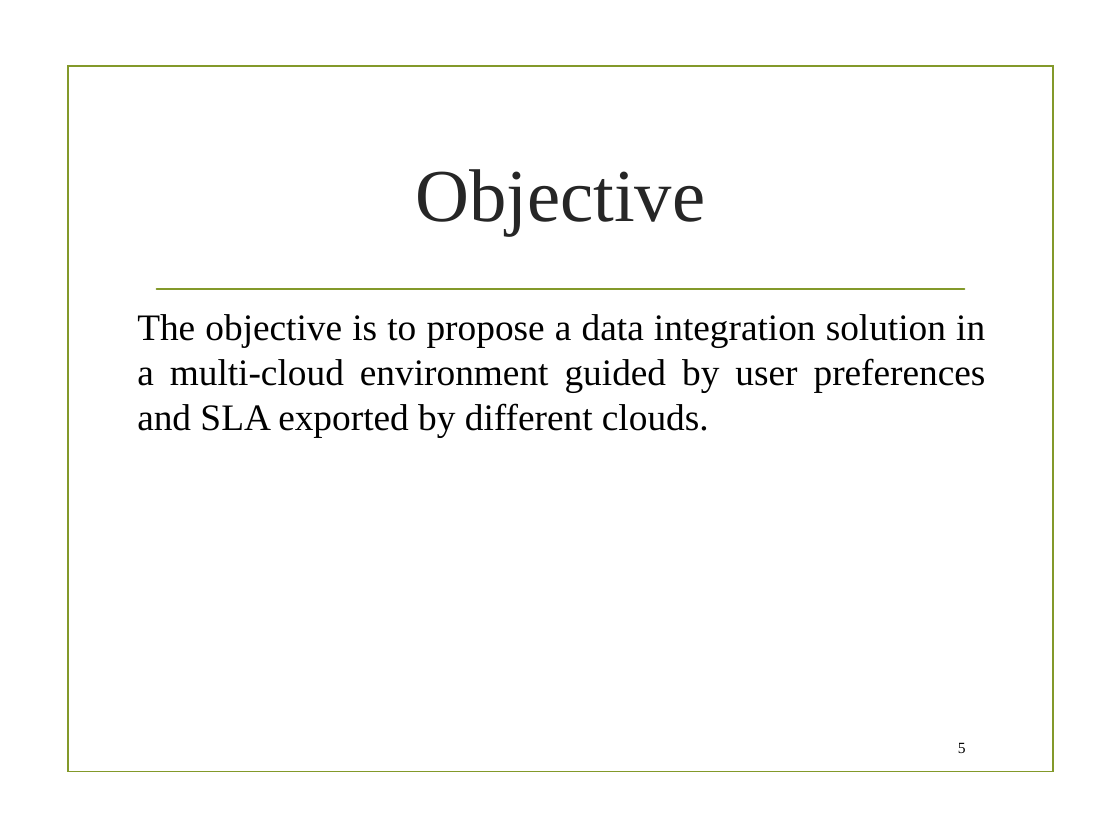
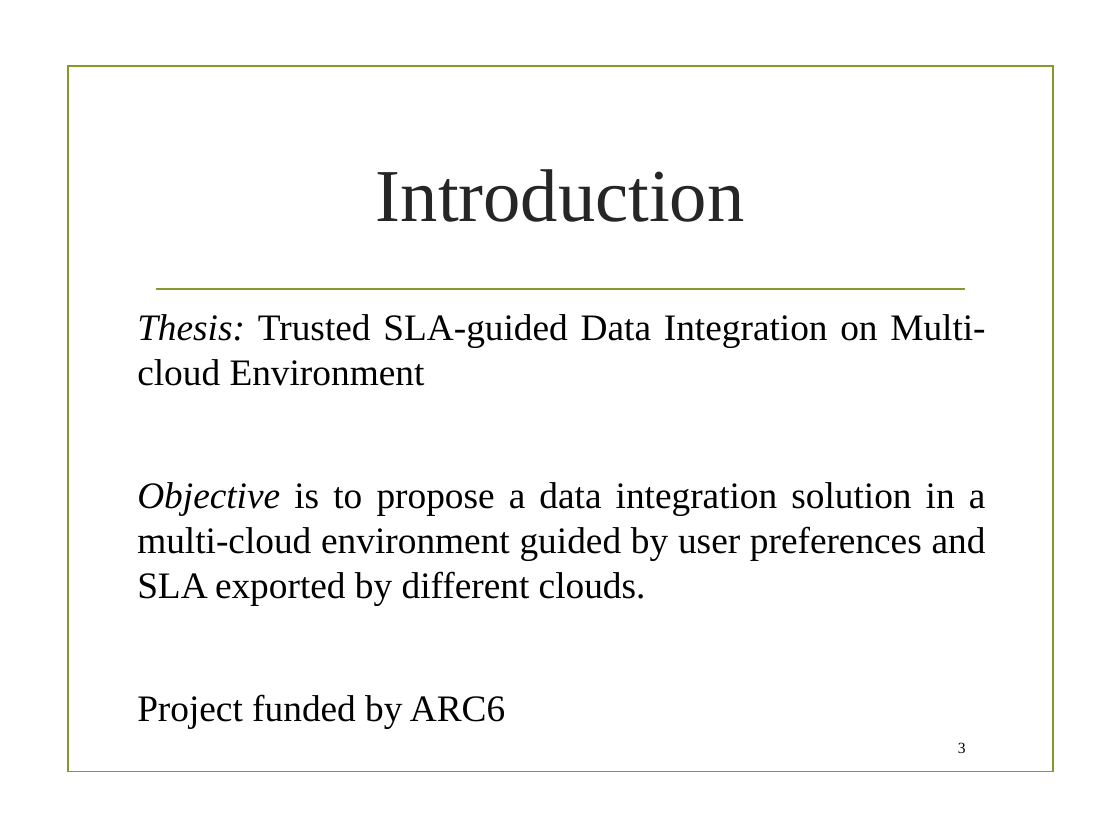
Before and after one commit to danielboni/DanielCarvalho-PhD, a slide deck: slide 3 of Presentations/Magellan/SI presentation 040216.pptx (slide 5 before the commit). Drawn at 1120x840 pixels with LibreOffice and Linux fonts; fonts in the diff are those of the drawing; background and template pictures are left out. Boxes give left, top, right and bottom in pixels: in the first picture for what was removed or moved away, otherwise in the second. Text is boxed around its words. In the diff, an @@ line names an element or a change of style, - is before the commit and + after.

```diff
--- a/Presentations/Magellan/SI presentation 040216.pptx
+++ b/Presentations/Magellan/SI presentation 040216.pptx
@@ title at [376, 169, 745, 222]: text changed @@
-Objective
+Introduction
@@ text at [137, 314, 986, 728]: text changed @@
-The objective is to propose a data integration solution in a multi-cloud environment guided by user preferences and SLA exported by different clouds.
+Thesis: Trusted SLA-guided Data Integration on Multi-cloud Environment
+Objective is to propose a data integration solution in a multi-cloud environment guided by user preferences and SLA exported by different clouds.
+Project funded by ARC6
@@ page number at [958, 742, 966, 753]: text changed @@
-5
+3
```
Also in this commit, not shown: 15 other slides changed, 4 slides added, 2 slides removed, 4 other files.
